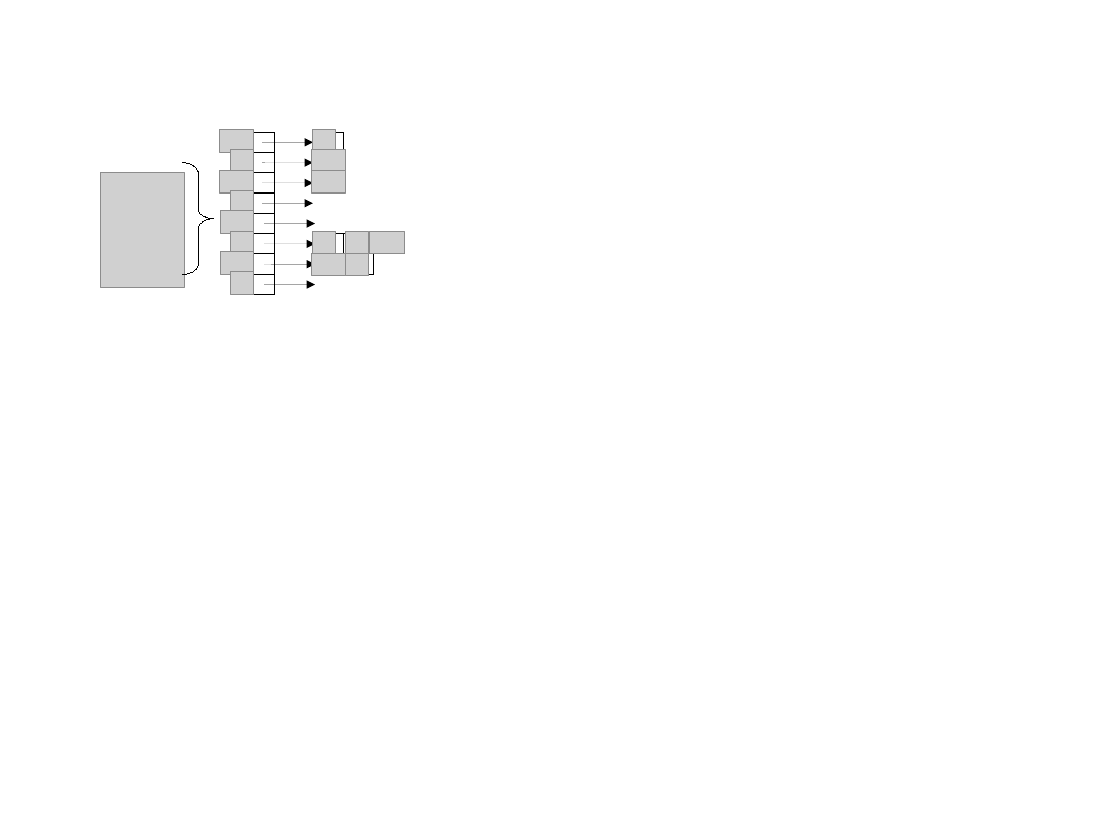
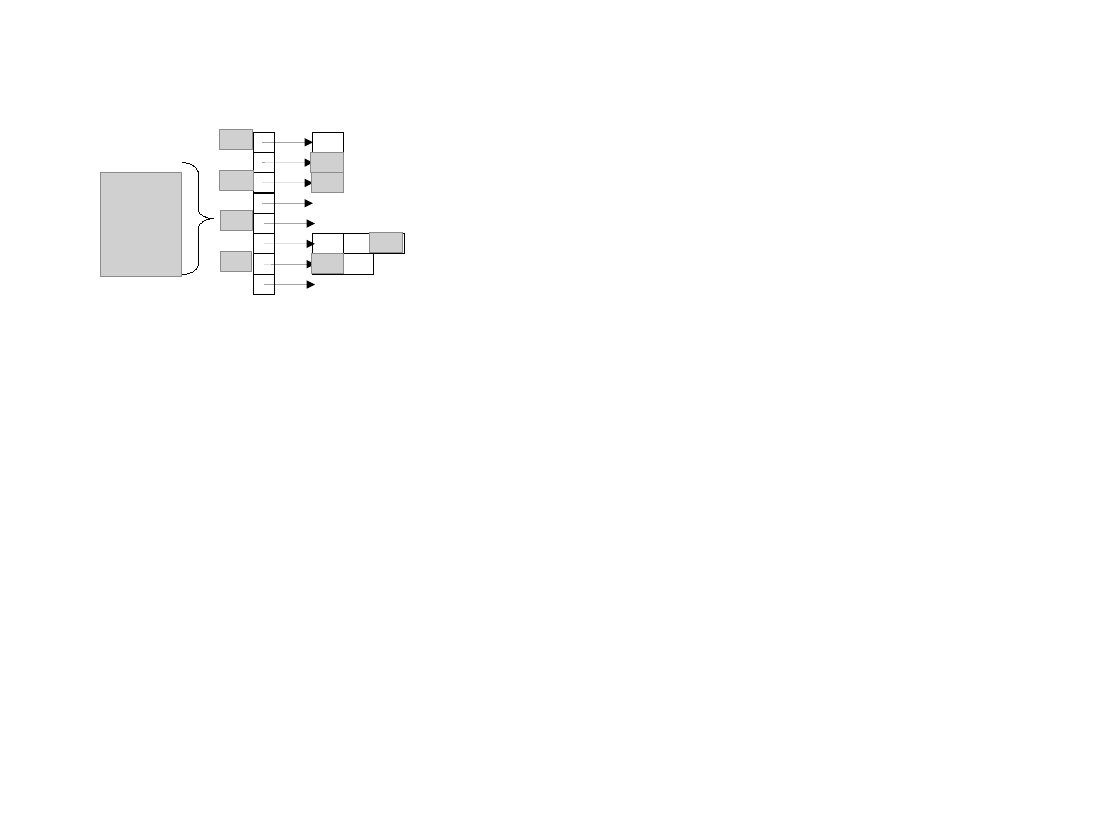
Before and after one commit to jolate/mt, a slide deck: slide 1 of diiccstyle/binary lists.odp. Drawn at 1120x840 pixels with LibreOffice and Linux fonts; fonts in the diff are those of the drawing; grey boxes stand for pictures; background and template pictures are left out. Boxes give left, top, right and bottom in pixels: in the first picture for what was removed or moved away, otherwise in the second. Text is boxed around its words. In the diff, an @@ line names an element or a change of style, - is before the commit and + after.

```diff
--- a/diiccstyle/binary lists.odp
+++ b/diiccstyle/binary lists.odp
@@ picture removed at (x1=313, y1=130, x2=336, y2=152) @@
@@ picture resized from (x1=101, y1=173, x2=185, y2=288) to (x1=101, y1=173, x2=182, y2=277) @@
@@ picture removed at (x1=231, y1=150, x2=254, y2=173) @@
@@ picture removed at (x1=231, y1=191, x2=254, y2=213) @@
@@ picture removed at (x1=231, y1=232, x2=254, y2=254) @@
@@ picture removed at (x1=313, y1=232, x2=336, y2=254) @@
@@ picture removed at (x1=346, y1=232, x2=369, y2=254) @@
@@ picture removed at (x1=346, y1=253, x2=369, y2=275) @@
@@ picture removed at (x1=231, y1=272, x2=254, y2=295) @@
```
Also in this commit, not shown: 7 other files.
